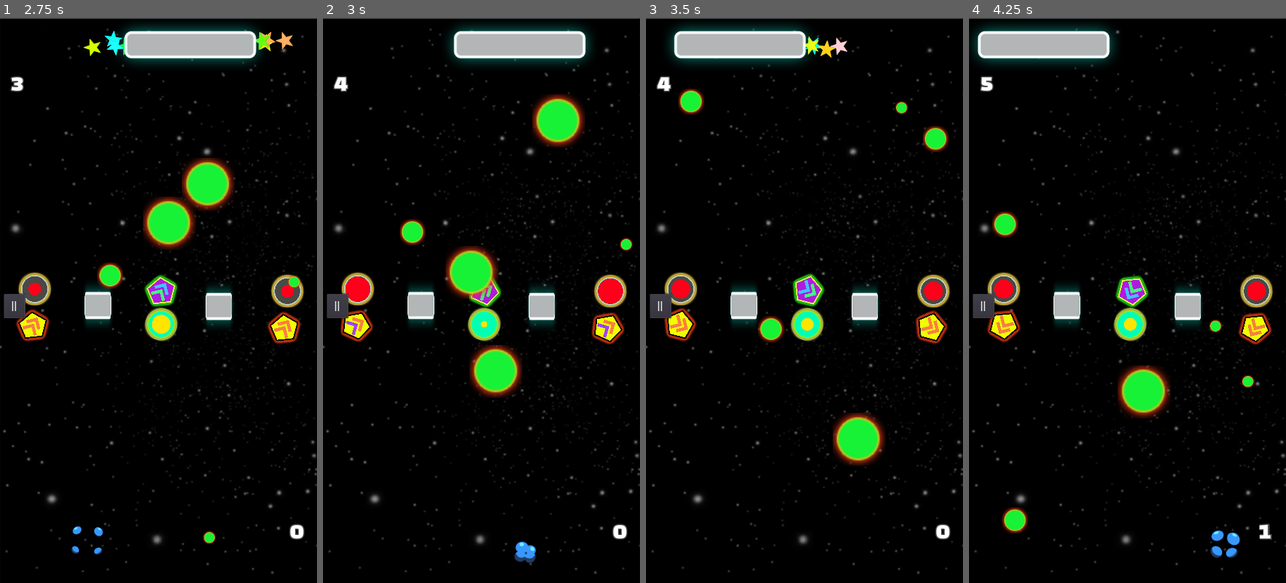
Above: before the commit, frames 1-4 (left to right).
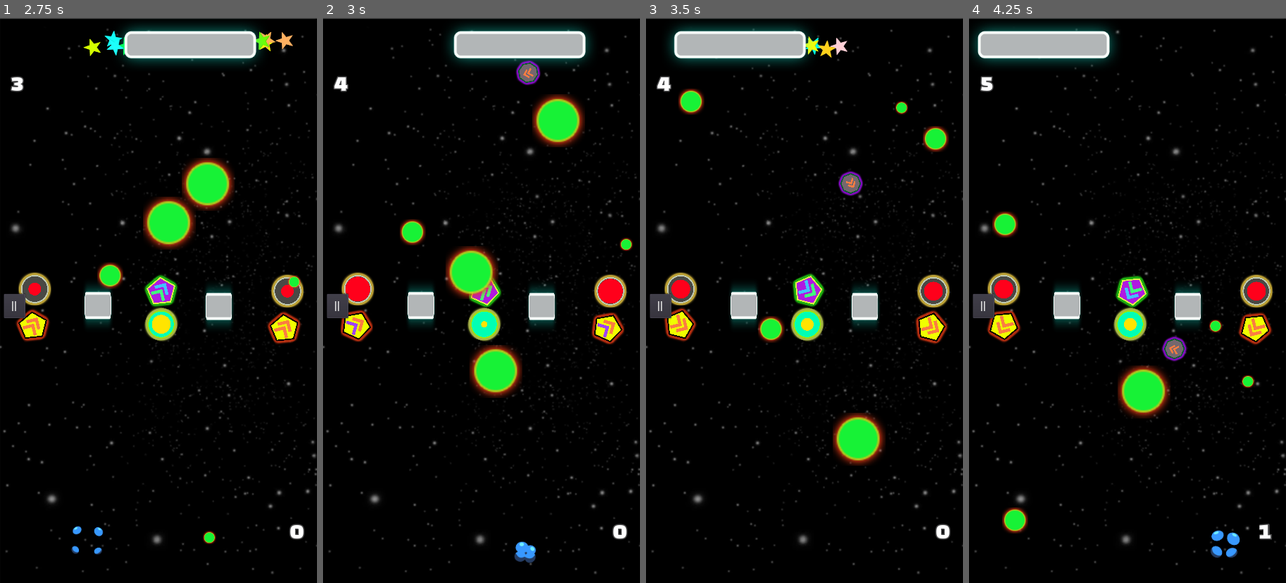
Above: after the commit, the same moments.

Repository: GemoGame/godot-battle-pong
Game: Godot game, scene res://Scenes/Game/game_hard.tscn
The game is run twice, just before and just after one commit, with the same random seed, the same clock (stepped at 60 frames per second) and the same inputs. This scene is started directly instead of the project's main scene. Sound files missing from this copy of the repository are replaced by a short silence.
Inputs (mouse positions are in pixels of both pictures, inside the frame that each line leads up to):
- Up to frame 1 (2.75 s): move the mouse to (228, 272) at 0.52 s; press the mouse at (228, 272) at 0.53 s; hold Right (ui_right) 0.53-1.28 s; move the mouse to (95, 328) at 1.27 s; release the mouse at (95, 328) at 1.28 s; hold Left (ui_left) 1.28-2.03 s; click (95, 328) at 1.35 s; move the mouse to (190, 176) at 2.02 s; press the mouse at (190, 176) at 2.03 s; hold Right (ui_right) from 2.03 s (still down)
- Up to frame 2 (3 s): keep holding Right (ui_right); move the mouse to (465, 413) at 2.77 s; release the mouse at (465, 413) at 2.78 s; click (465, 413) at 2.85 s
- Up to frame 3 (3.5 s): keep holding Right (ui_right)
- Up to frame 4 (4.25 s): move the mouse to (1222, 385) at 3.52 s; release Right (ui_right) at 3.53 s; press the mouse at (1222, 385) at 3.53 s; hold Left (ui_left) from 3.53 s (still down)

Frame 1 is identical in both runs. In frame 2, 0.3% of the frame differs, in the area x 60-69%, y 7-12%; in frame 3, 0.3%; in frame 4, 0.3%, in the area x 60-69%, y 56-61%.

Commit message:
Add drop item power-up
Available drop item :
- Raycast, displaying ball waypoint
- Faster paddle, increase player paddle speed
- Slower paddle, decrese player paddle speed

Diff:
--- /dev/null
+++ b/Scenes/Item/item_base.tscn
@@ -0,0 +1,47 @@
+[gd_scene load_steps=6 format=2]
+
+[ext_resource path="res://Scripts/item_base.gd" type="Script" id=1]
+[ext_resource path="res://Images/star.png" type="Texture" id=2]
+
+[sub_resource type="SpriteFrames" id=2]
+animations = [ {
+"frames": [ ExtResource( 2 ) ],
+"loop": true,
+"name": "default",
+"speed": 5.0
+} ]
+
+[sub_resource type="CircleShape2D" id=1]
+radius = 30.0
+
+[sub_resource type="Animation" id=3]
+resource_name = "spin"
+length = 2.0
+loop = true
+tracks/0/type = "value"
+tracks/0/path = NodePath(".:rotation_degrees")
+tracks/0/interp = 1
+tracks/0/loop_wrap = true
+tracks/0/imported = false
+tracks/0/enabled = true
+tracks/0/keys = {
+"times": PoolRealArray( 0, 2 ),
+"transitions": PoolRealArray( 1, 1 ),
+"update": 0,
+"values": [ 0.0, 360.0 ]
+}
+
+[node name="ItemBase" type="KinematicBody2D"]
+rotation = 3.35017
+collision_layer = 32
+script = ExtResource( 1 )
+
+[node name="Sprite" type="AnimatedSprite" parent="."]
+scale = Vector2( 0.7, 0.7 )
+frames = SubResource( 2 )
+
+[node name="CollisionShape2D" type="CollisionShape2D" parent="."]
+shape = SubResource( 1 )
+
+[node name="AnimationPlayer" type="AnimationPlayer" parent="."]
+anims/spin = SubResource( 3 )
--- /dev/null
+++ b/Scenes/Item/item_fast.tscn
@@ -0,0 +1,31 @@
+[gd_scene load_steps=5 format=2]
+
+[ext_resource path="res://Scenes/Item/item_base.tscn" type="PackedScene" id=1]
+[ext_resource path="res://Images/Item/fast.png" type="Texture" id=2]
+
+[sub_resource type="GDScript" id=1]
+script/source = "extends \"res://Scripts/item_base.gd\"
+
+
+func _physics_process(delta):
+	var collision = move_and_collide(delta * Vector2(0, SPEED))
+	if collision:
+		if collision.collider.name == \"Player\":
+			collision.collider.speed_up()
+			queue_free()"
+
+[sub_resource type="SpriteFrames" id=2]
+animations = [ {
+"frames": [ ExtResource( 2 ) ],
+"loop": true,
+"name": "default",
+"speed": 5.0
+} ]
+
+[node name="ItemBase" instance=ExtResource( 1 )]
+script = SubResource( 1 )
+
+[node name="Sprite" parent="." index="0"]
+position = Vector2( 0, -1 )
+scale = Vector2( 0.17, 0.17 )
+frames = SubResource( 2 )
--- /dev/null
+++ b/Scenes/Item/item_raycast.tscn
@@ -0,0 +1,35 @@
+[gd_scene load_steps=8 format=2]
+
+[ext_resource path="res://Scenes/Item/item_base.tscn" type="PackedScene" id=1]
+[ext_resource path="res://Images/Item/raycast_1.png" type="Texture" id=2]
+[ext_resource path="res://Images/Item/raycast_2.png" type="Texture" id=3]
+[ext_resource path="res://Images/Item/raycast_3.png" type="Texture" id=4]
+[ext_resource path="res://Images/Item/raycast_4.png" type="Texture" id=5]
+
+[sub_resource type="GDScript" id=1]
+script/source = "extends \"res://Scripts/item_base.gd\"
+
+
+func _physics_process(delta):
+	var collision = move_and_collide(delta * Vector2(0, SPEED))
+	if collision:
+		if collision.collider.name == \"Player\":
+			controller.activated_raycast()
+			queue_free()"
+
+[sub_resource type="SpriteFrames" id=2]
+animations = [ {
+"frames": [ ExtResource( 2 ), ExtResource( 3 ), ExtResource( 4 ), ExtResource( 5 ) ],
+"loop": true,
+"name": "default",
+"speed": 7.0
+} ]
+
+[node name="Raycast" instance=ExtResource( 1 )]
+script = SubResource( 1 )
+
+[node name="Sprite" parent="." index="0"]
+scale = Vector2( 0.17, 0.17 )
+frames = SubResource( 2 )
+frame = 3
+playing = true
--- /dev/null
+++ b/Scenes/Item/item_slow.tscn
@@ -0,0 +1,30 @@
+[gd_scene load_steps=5 format=2]
+
+[ext_resource path="res://Scenes/Item/item_base.tscn" type="PackedScene" id=1]
+[ext_resource path="res://Images/Item/slow.png" type="Texture" id=2]
+
+[sub_resource type="GDScript" id=1]
+script/source = "extends \"res://Scripts/item_base.gd\"
+
+
+func _physics_process(delta):
+	var collision = move_and_collide(delta * Vector2(0, SPEED))
+	if collision:
+		if collision.collider.name == \"Player\":
+			collision.collider.slow_down()
+			queue_free()"
+
+[sub_resource type="SpriteFrames" id=2]
+animations = [ {
+"frames": [ ExtResource( 2 ) ],
+"loop": true,
+"name": "default",
+"speed": 5.0
+} ]
+
+[node name="ItemBase" index="0" instance=ExtResource( 1 )]
+script = SubResource( 1 )
+
+[node name="Sprite" parent="." index="0"]
+scale = Vector2( 0.17, 0.17 )
+frames = SubResource( 2 )
--- a/Scenes/game_base.tscn
+++ b/Scenes/game_base.tscn
@@ -31,6 +31,37 @@
 [sub_resource type="RectangleShape2D" id=5]
 extents = Vector2( 288, 30 )
 
+[sub_resource type="GDScript" id=6]
+script/source = "extends Node2D
+
+
+onready var items = [
+	preload(\"res://Scenes/Item/item_raycast.tscn\"),
+	preload(\"res://Scenes/Item/item_fast.tscn\"),
+	preload(\"res://Scenes/Item/item_slow.tscn\"),
+]
+
+
+func activated_raycast():
+	Game.is_raycast_active = true
+	$RaycastTimer.start()
+
+
+func drop_item():
+	# Randomize Item
+	var random_item_index = round(rand_range(0, items.size() - 1))
+	add_child(items[random_item_index].instance())
+
+
+func _on_RaycastTimer_timeout():
+	Game.is_raycast_active = false
+
+
+func _on_DropItem_timeout():
+	drop_item()
+	print(\"Item dropped\")
+"
+
 [node name="Game" type="Node2D"]
 position = Vector2( 0, 1 )
 script = ExtResource( 1 )
@@ -182,6 +213,19 @@
 
 [node name="EndGame" parent="." instance=ExtResource( 8 )]
 
+[node name="ItemController" type="Node2D" parent="."]
+position = Vector2( 173.884, 539.908 )
+scale = Vector2( 0.6, 0.6 )
+script = SubResource( 6 )
+
+[node name="RaycastTimer" type="Timer" parent="ItemController"]
+wait_time = 5.0
+one_shot = true
+
+[node name="DropItem" type="Timer" parent="ItemController"]
+wait_time = 3.0
+autostart = true
+
 [node name="PowerFast" parent="." instance=ExtResource( 9 )]
 position = Vector2( 173.884, 539.908 )
 
@@ -199,3 +243,5 @@
 position = Vector2( 526.336, 533.546 )
 [connection signal="body_entered" from="BallController/TopArea" to="BallController" method="_on_TopArea_body_entered"]
 [connection signal="body_entered" from="BallController/BottomArea" to="BallController" method="_on_BottomArea_body_entered"]
+[connection signal="timeout" from="ItemController/RaycastTimer" to="ItemController" method="_on_RaycastTimer_timeout"]
+[connection signal="timeout" from="ItemController/DropItem" to="ItemController" method="_on_DropItem_timeout"]
--- a/Scenes/player.tscn
+++ b/Scenes/player.tscn
@@ -3,6 +3,11 @@
 [ext_resource path="res://Scenes/paddle.tscn" type="PackedScene" id=1]
 [ext_resource path="res://Scripts/player.gd" type="Script" id=2]
 
-[node name="Player" index="0" instance=ExtResource( 1 )]
+[node name="Player" instance=ExtResource( 1 )]
 script = ExtResource( 2 )
-DIFFERENCE_TOLERANCE = 5
+DIFFERENCE_TOLERANCE = 20
+
+[node name="ItemSpeedEffect" type="Timer" parent="." index="4"]
+wait_time = 3.0
+one_shot = true
+[connection signal="timeout" from="ItemSpeedEffect" to="." method="_on_ItemSpeedEffect_timeout"]
--- a/Scripts/ball.gd
+++ b/Scripts/ball.gd
@@ -3,7 +3,6 @@
 ### GAME VARIABLE ###
 const ENEMY_NORMAL_POSITION = Vector2(288, 48)
 const GAME_SIZE = Vector2(576, 1024)
-var display_rays = false
 
 ### COLLISION VARIABLE ###
 const ACCELERATE_COLLISION_PADDLE = 0.2
@@ -199,8 +198,8 @@
 			rays[2]["visual"].set_point_position(1, rays[2]["collision"].cast_to)
 			if rays[2]["collision"].is_colliding() && rays[2]["collision"].get_collider().name == "BallDetector":
 				destination = rays[2]["collision"].get_collision_point()
-	rays[1]["visual"].visible = display_rays
-	rays[2]["visual"].visible = display_rays
+	rays[1]["visual"].visible = Game.is_raycast_active
+	rays[2]["visual"].visible = Game.is_raycast_active
 
 
 ### SPEED_POWER UP RELATED ###
--- a/Scripts/ball_controller.gd
+++ b/Scripts/ball_controller.gd
@@ -7,7 +7,6 @@
 
 ### TOTAL BALL RELATED VARIABLE ###
 export (int) var minimum_total_ball = 3
-export (int) var maximum_total_ball = 10
 onready var current_total_ball = 0
 
 
--- /dev/null
+++ b/Scripts/item_base.gd
@@ -0,0 +1,15 @@
+extends KinematicBody2D
+
+onready var controller = get_node("../../ItemController")
+const DROP_AREA_MARGIN = 100
+const DROP_START_Y = 100
+const SPEED = 400
+
+func _ready():
+	randomize_drop_position()
+	$AnimationPlayer.play("spin")
+
+
+func randomize_drop_position():
+	var random_x = rand_range(DROP_AREA_MARGIN, Game.GAME_SIZE.x - DROP_AREA_MARGIN)
+	global_position = Vector2(random_x, DROP_START_Y)
--- a/Scripts/paddle.gd
+++ b/Scripts/paddle.gd
@@ -11,7 +11,7 @@
 onready var PADDLE_SIZE = $CollisionShape2D.shape.extents
 onready var STARTING_POSITION = position
 var velocity = Vector2(0, 0)
-
+var speed_modifier = 1 # For player when pick an items
 
 func is_at_edge():
 	if velocity.x < 0 and position.x <= PADDLE_SIZE.x:
@@ -32,9 +32,9 @@
 	if has_align_target(target) or is_at_edge():
 		velocity.x = 0
 	elif position.x < target.x:
-		velocity.x = SPEED
+		velocity.x = SPEED * speed_modifier
 	elif position.x > target.x:
-		velocity.x = -SPEED
+		velocity.x = -SPEED * speed_modifier
 
 
 func calculate_reflect_difference(ball):
--- a/Scripts/player.gd
+++ b/Scripts/player.gd
@@ -9,7 +9,6 @@
 
 func _ready():
 	position = NORMAL_POSITION
-
 
 
 func _physics_process(delta):
@@ -35,3 +34,17 @@
 	if collision:
 		if collision.collider.is_in_group("Ball"):
 			calculate_reflect_difference(collision.collider)
+
+
+func speed_up():
+	speed_modifier = 2
+	$ItemSpeedEffect.start()
+
+
+func slow_down():
+	speed_modifier = 0.5
+	$ItemSpeedEffect.start()
+
+
+func _on_ItemSpeedEffect_timeout():
+	speed_modifier = 1
--- a/Singleton/game_manager.gd
+++ b/Singleton/game_manager.gd
@@ -4,6 +4,9 @@
 var score_limit = 50
 var ball_amounts = 5
 var ai_difficulty = "hard"
+
+const GAME_SIZE = Vector2(576, 1024)
+var is_raycast_active = false
 
 
 onready var level = {
--- a/project.godot
+++ b/project.godot
@@ -51,6 +51,7 @@
 2d_physics/layer_3="Ball"
 2d_physics/layer_4="AI Detector"
 2d_physics/layer_5="Power Up"
+2d_physics/layer_6="Drop Item"
 
 [rendering]
 
Binary file added: Images/Item/fast.png
Not shown, added: Images/Item/fast.png.import
Binary file added: Images/Item/raycast_1.png
Not shown, added: Images/Item/raycast_1.png.import
Binary file added: Images/Item/raycast_2.png
Not shown, added: Images/Item/raycast_2.png.import
Binary file added: Images/Item/raycast_3.png
Not shown, added: Images/Item/raycast_3.png.import
Binary file added: Images/Item/raycast_4.png
Not shown, added: Images/Item/raycast_4.png.import
Binary file added: Images/Item/slow.png
Not shown, added: Images/Item/slow.png.import
(and 4 more such lines)
